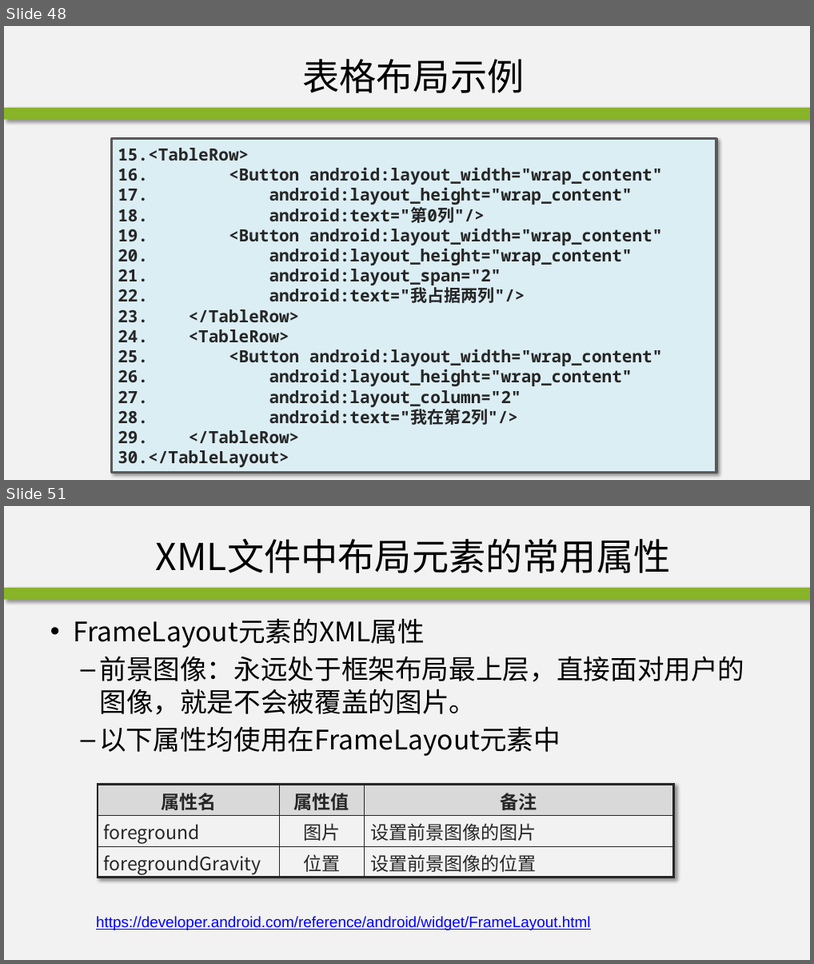
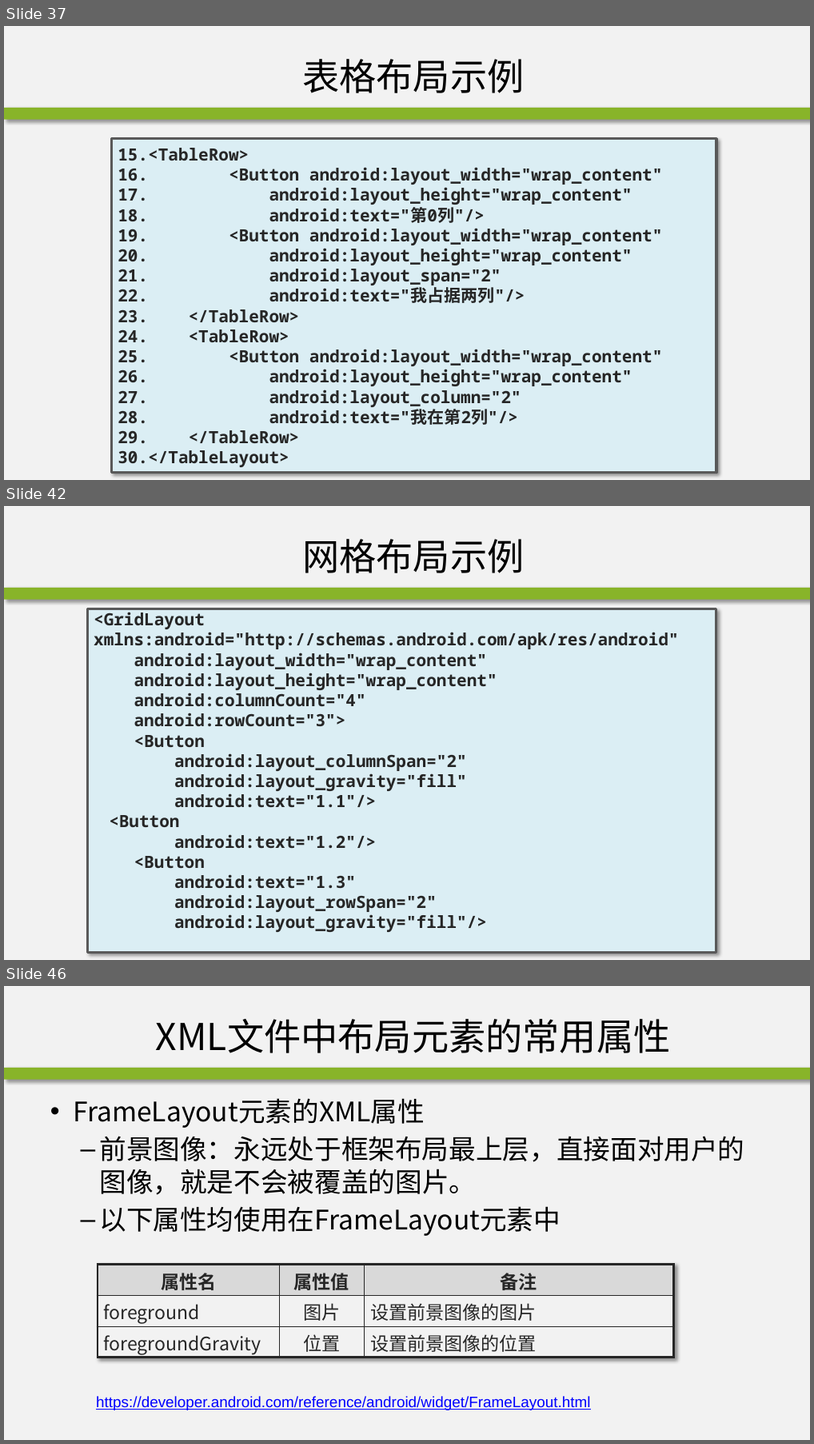
Before and after one commit to edu2act/course-android, a slide deck: materials/slides/ch02-2.pptx. Shown one above the other, each under a label of ours: slides 48 and 51 before the commit, slides 37, 42 and 46 after it; the slides between them are not shown. The pictures are 814x964 and 814x1444 pixels, drawn with LibreOffice and Linux fonts; fonts in the diff are those of the drawing; background and template pictures are left out. Boxes give left, top, right and bottom in pixels: in the first picture for what was removed or moved away, otherwise in the second. Text is boxed around its words. In the diff, an @@ line names an element or a change of style, - is before the commit and + after.

```diff
--- a/materials/slides/ch02-2.pptx
+++ b/materials/slides/ch02-2.pptx
@@ slide 42 added at bbox=[4, 506, 810, 960], background #F2F2F2; not listed: 1 template element that a slide beside it also shows @@
@@ title added at bbox=[302, 539, 524, 573], 44 pt, text #000000 @@
+网格布局示例
@@ rectangle added at bbox=[88, 609, 717, 952], fill #DBEEF4, outline #595959 3 pt, 20 pt, text #262626, bold @@
+<GridLayout xmlns:android="http://schemas.android.com/apk/res/android"
+android:layout_width="wrap_content"
+android:layout_height="wrap_content"
+android:columnCount="4"
+android:rowCount="3">
+<Button
+android:layout_columnSpan="2"
+android:layout_gravity="fill"
+android:text="1.1"/>
+<Button
+android:text="1.2"/>
+<Button
+android:text="1.3"
+android:layout_rowSpan="2"
+android:layout_gravity="fill"/>
@@ what was slide 48 is now slide 37 @@
@@ what was slide 51 is now slide 46 @@
```
Also in this commit, not shown: 22 slides changed, 4 other slides added, 6 slides removed, 1 other file.
